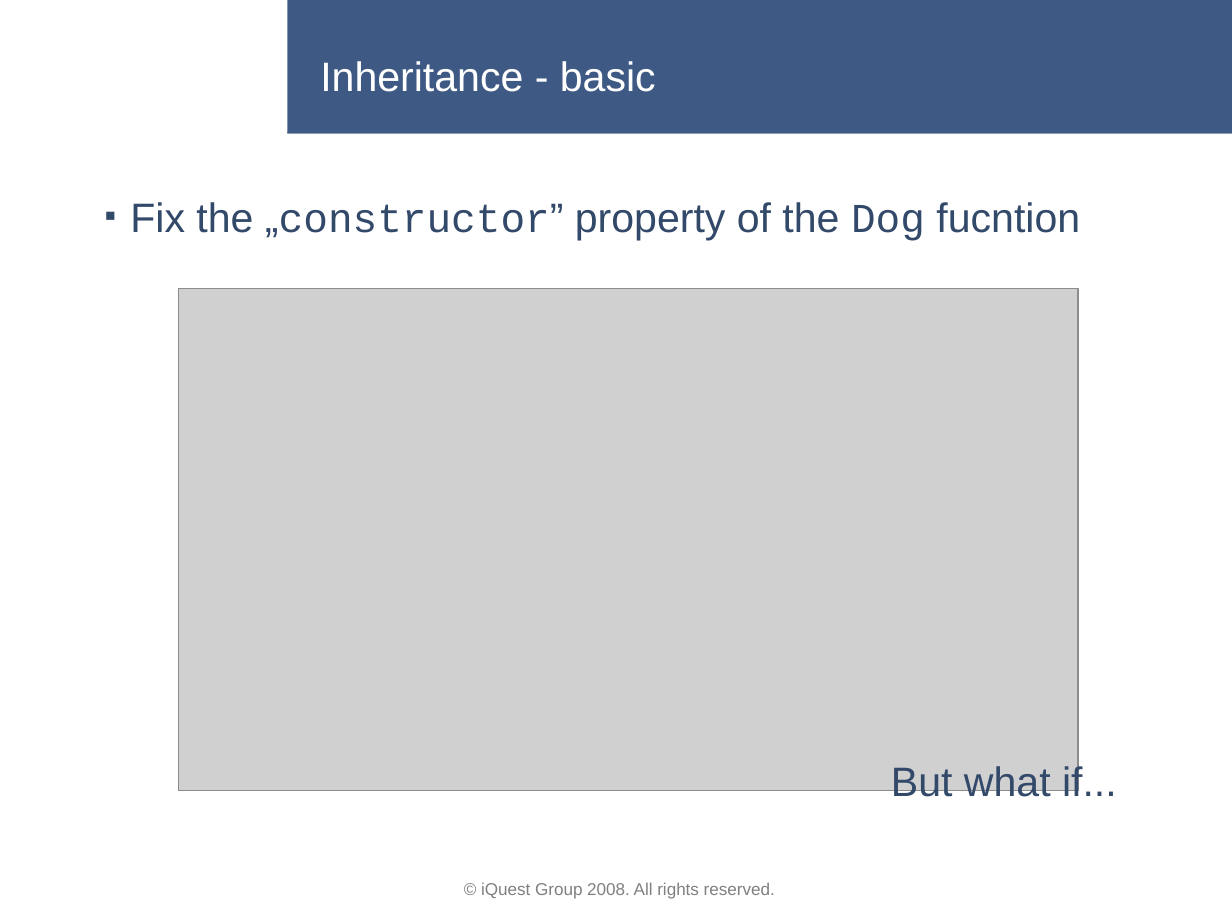
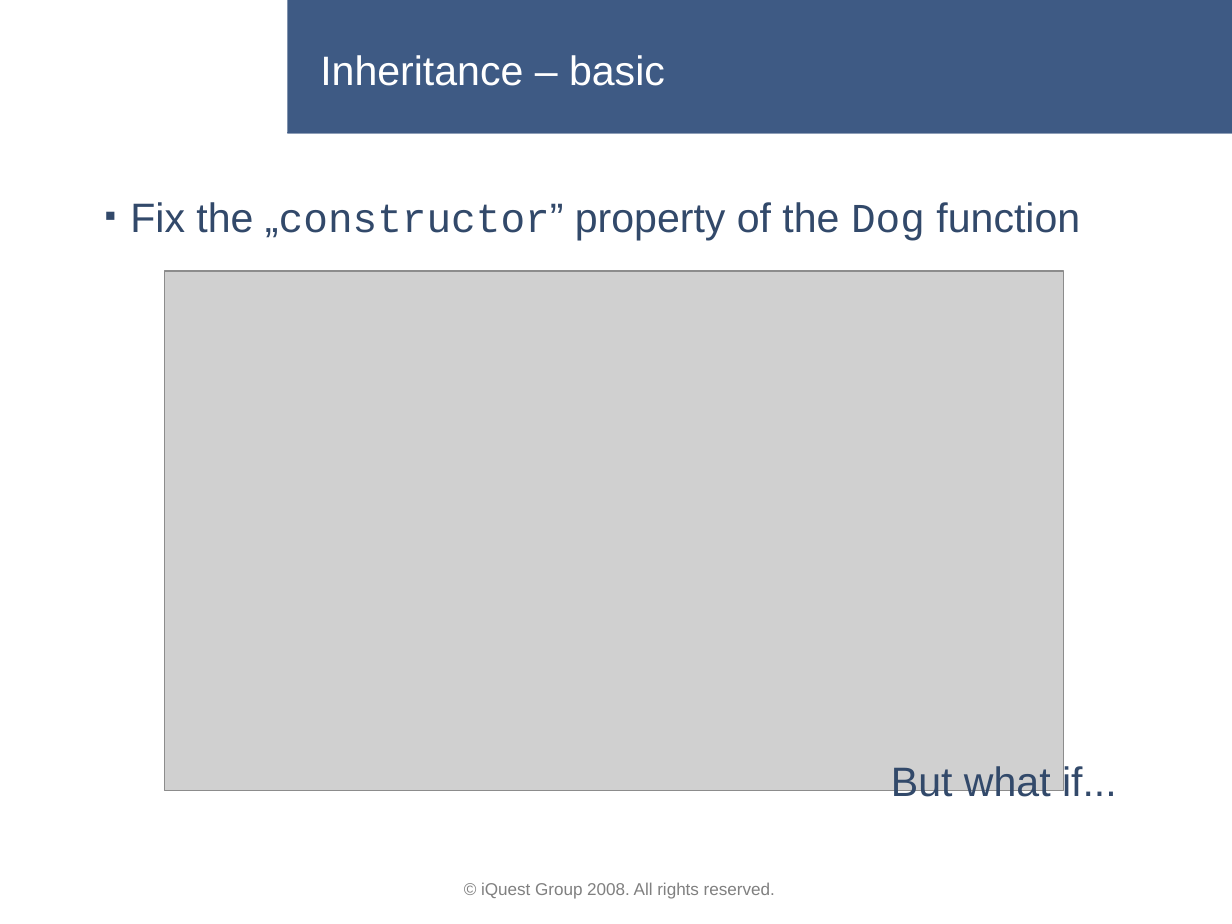
Before and after one commit to lastunicorn/BioCalcJs, a slide deck: slide 10 of doc/BioCalc Presentation.pptx. Drawn at 1232x924 pixels with LibreOffice and Linux fonts; fonts in the diff are those of the drawing; grey boxes stand for pictures; background and template pictures are left out. Boxes give left, top, right and bottom in pixels: in the first picture for what was removed or moved away, otherwise in the second. Text is boxed around its words. In the diff, an @@ line names an element or a change of style, - is before the commit and + after.

```diff
--- a/doc/BioCalc Presentation.pptx
+++ b/doc/BioCalc Presentation.pptx
@@ title at [320,55,665,86]: text changed @@
-Inheritance - basic
+Inheritance – basic
@@ text at [130,202,1080,241]: text changed @@
-▪ Fix the „constructor” property of the Dog fucntion
+▪ Fix the „constructor” property of the Dog function
@@ picture: place and size @@
-picture at [179,288,1078,790]
+picture at [164,271,1063,791]
```
Also in this commit, not shown: 15 other slides changed, 9 slides added, 2 other files.
